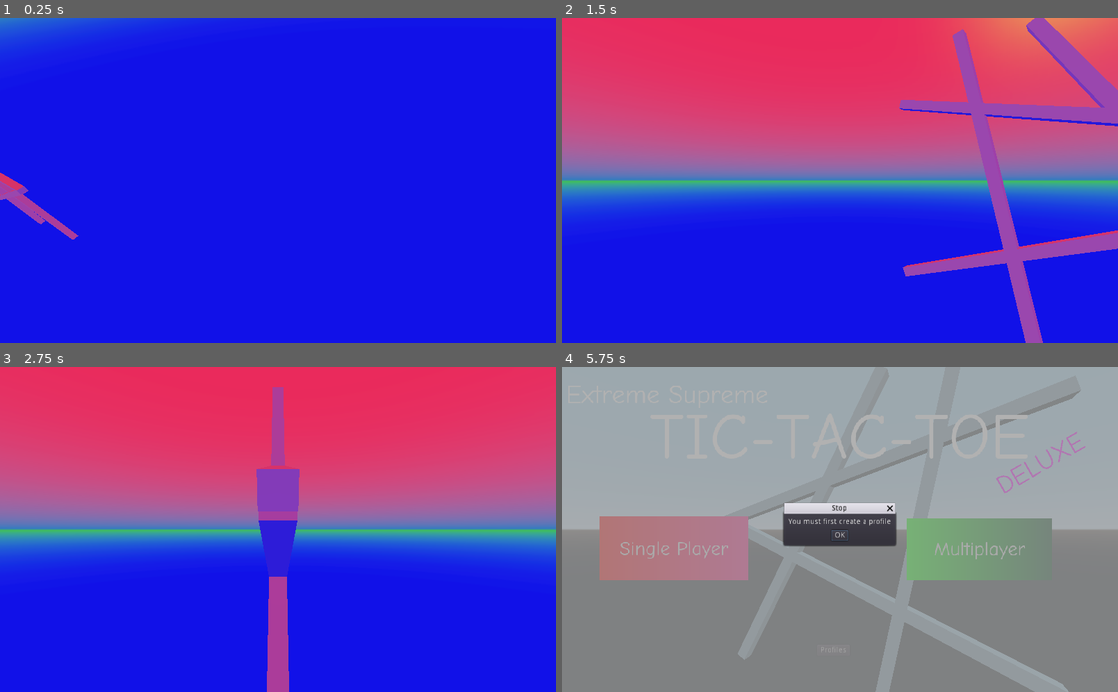
Above: before the commit, frames 1-4 (two rows, left to right).
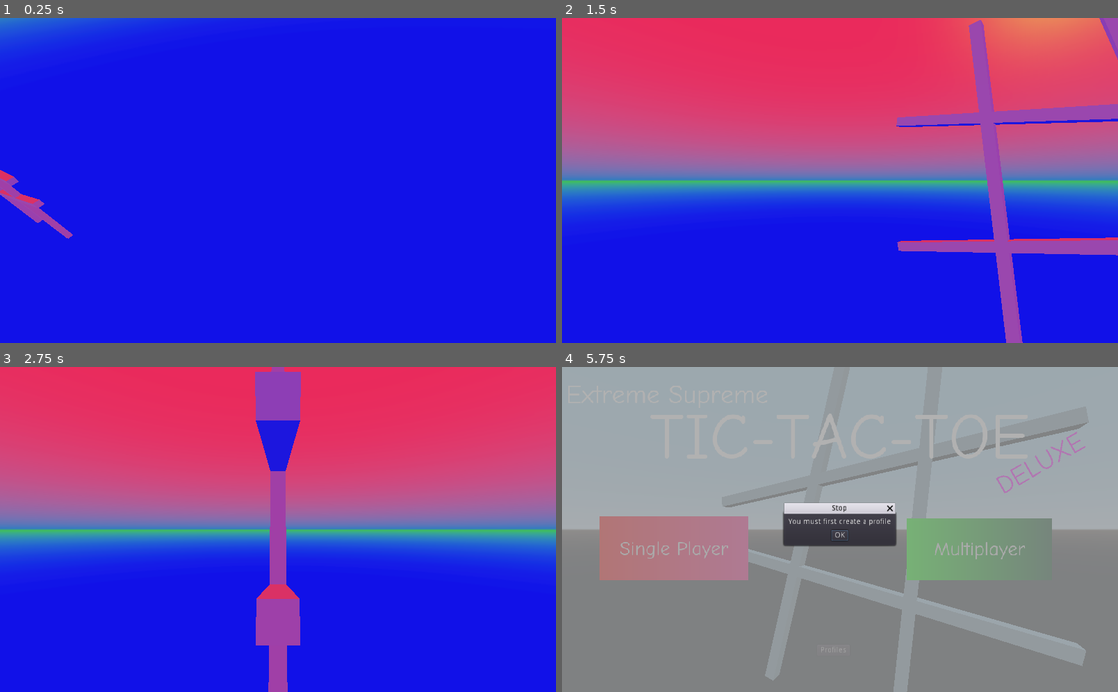
Above: after the commit, the same moments.

Repository: wooky/xtremettt
Game: Godot game, scene res://scene/top_level.tscn
Same seed, same stepped clock (60 frames per second), same inputs: the game is played once before the commit and once after it.
Inputs (mouse positions are in pixels of both pictures, inside the frame that each line leads up to):
- Up to frame 1 (0.25 s): no input
- Up to frame 2 (1.5 s): move the mouse to (962, 164) at 0.52 s; click (962, 164) at 0.67 s; drag from (728, 196) to (812, 245) at 1.27 s
- Up to frame 3 (2.75 s): move the mouse to (333, 458) at 2.02 s; click (333, 458) at 2.17 s
- Up to frame 4 (5.75 s): drag from (812, 594) to (673, 480) at 2.77 s; move the mouse to (1006, 578) at 3.52 s; click (1006, 578) at 3.67 s; click "Multiplayer" at 4.25 s; click "Profiles" at 5 s

The runs differ from the first frame. In frame 1, 0.3% of the frame differs, in the area x 0-15%, y 46-69%; in frame 2, 7.9%, in the area x 60-100%, y 0-100%; in frame 3, 4.9%; in frame 4, 7.8%.

Commit message:
Abusing connections to reduce code size

Diff:
--- a/board/ttt_grid.gd
+++ b/board/ttt_grid.gd
@@ -2,4 +2,5 @@
 
 func _ready() -> void:
 	for child in get_children():
-		(child as MeshInstance).rotation_degrees.z = rand_range(-30, 30)
+		randomize()
+		(child as MeshInstance).rotation_degrees.z = rand_range(-15, 15)
--- a/profile/editor/face_texture_editor.gd
+++ b/profile/editor/face_texture_editor.gd
@@ -21,19 +21,13 @@
 	self._texture.set_data(null)
 	self._face_selection.hide()
 
-func _on_FromFile_pressed() -> void:
-	$FileDialog.popup_centered()
-
-func _on_Done_pressed() -> void:
-	self.hide()
-
 func _on_FileDialog_file_selected(path: String) -> void:
 	var err := self._texture.load(path)
 	if err == OK:
 		self._face_selection.load_from_image(self._texture.get_data())
-		emit_signal("image_changed", get_image())
+		_face_selection_changed()
 	else:
 		$FileLoadingError.popup_centered()
 
-func _on_FaceSelection_selection_changed() -> void:
+func _face_selection_changed() -> void:
 	emit_signal("image_changed", get_image())
--- a/profile/editor/face_texture_editor.tscn
+++ b/profile/editor/face_texture_editor.tscn
@@ -101,7 +101,7 @@
 __meta__ = {
 "_edit_use_anchors_": false
 }
-[connection signal="selection_changed" from="VBoxContainer/ScrollContainer/TextureRect/FaceSelection" to="." method="_on_FaceSelection_selection_changed"]
-[connection signal="pressed" from="VBoxContainer/HBoxContainer/FromFile" to="." method="_on_FromFile_pressed"]
-[connection signal="pressed" from="VBoxContainer/HBoxContainer/Done" to="." method="_on_Done_pressed"]
+[connection signal="selection_changed" from="VBoxContainer/ScrollContainer/TextureRect/FaceSelection" to="." method="_face_selection_changed"]
+[connection signal="pressed" from="VBoxContainer/HBoxContainer/FromFile" to="FileDialog" method="popup_centered"]
+[connection signal="pressed" from="VBoxContainer/HBoxContainer/Done" to="." method="hide"]
 [connection signal="file_selected" from="FileDialog" to="." method="_on_FileDialog_file_selected"]
--- a/profile/editor/profile_editor.gd
+++ b/profile/editor/profile_editor.gd
@@ -6,13 +6,10 @@
 	$ProfileList.unselect_all()
 	$Container.visible = false
 
-func _on_Back_pressed() -> void:
-	emit_signal("back")
+func _on_New_pressed() -> void:
+	_load_container(Profile.default())
 
-func _on_New_pressed() -> void:
-	load_container(Profile.default())
-
-func load_container(profile: Profile) -> void:
+func _load_container(profile: Profile) -> void:
 	$Container/ProfileId.text = profile.profile_id
 	$Container/PlayerName.text = profile.player_name
 	$Container/BodyColor.color = profile.body_color
@@ -20,16 +17,3 @@
 	$Container/ProfileMugshot.personification.load_from_profile(profile)
 	$FaceTextureEditor.load_from_profile(profile)
 	$Container.visible = true
-
-func _on_BodyColor_color_changed(color: Color) -> void:
-	$Container/ProfileMugshot.personification.update_body_color(color)
-
-func _on_EditFaceTexture_pressed() -> void:
-	$FaceTextureEditor.popup()
-
-func _on_ClearFaceTexture_pressed() -> void:
-	$FaceTextureEditor.clear_texture()
-	$Container/ProfileMugshot.personification.clear_face_texture()
-
-func _on_FaceTextureEditor_image_changed(image: Image) -> void:
-	$Container/ProfileMugshot.personification.update_face_image(image)
--- a/profile/editor/profile_editor.tscn
+++ b/profile/editor/profile_editor.tscn
@@ -136,9 +136,10 @@
 
 [node name="FaceTextureEditor" parent="." instance=ExtResource( 4 )]
 [connection signal="visibility_changed" from="." to="." method="_ready"]
-[connection signal="pressed" from="Back" to="." method="_on_Back_pressed"]
+[connection signal="pressed" from="Back" to="." method="emit_signal" binds= [ "back" ]]
 [connection signal="pressed" from="New" to="." method="_on_New_pressed"]
-[connection signal="color_changed" from="Container/BodyColor" to="." method="_on_BodyColor_color_changed"]
-[connection signal="pressed" from="Container/EditFaceTexture" to="." method="_on_EditFaceTexture_pressed"]
-[connection signal="pressed" from="Container/ClearFaceTexture" to="." method="_on_ClearFaceTexture_pressed"]
-[connection signal="image_changed" from="FaceTextureEditor" to="." method="_on_FaceTextureEditor_image_changed"]
+[connection signal="color_changed" from="Container/BodyColor" to="Container/ProfileMugshot" method="call_on_personification" binds= [ "update_body_color" ]]
+[connection signal="pressed" from="Container/EditFaceTexture" to="FaceTextureEditor" method="popup"]
+[connection signal="pressed" from="Container/ClearFaceTexture" to="FaceTextureEditor" method="clear_texture"]
+[connection signal="pressed" from="Container/ClearFaceTexture" to="Container/ProfileMugshot" method="call_on_personification_without_arg" binds= [ "clear_face_texture" ]]
+[connection signal="image_changed" from="FaceTextureEditor" to="Container/ProfileMugshot" method="call_on_personification" binds= [ "update_face_image" ]]
--- a/profile/profile_mugshot.gd
+++ b/profile/profile_mugshot.gd
@@ -1,3 +1,9 @@
 extends Panel
 
 onready var personification: ProfilePersonification = $ViewportContainer/Viewport/ProfilePersonification
+
+func call_on_personification(arg, method: String) -> void:
+	$ViewportContainer/Viewport/ProfilePersonification.call(method, arg)
+
+func call_on_personification_without_arg(method: String) -> void:
+	$ViewportContainer/Viewport/ProfilePersonification.call(method)
--- a/project.godot
+++ b/project.godot
@@ -34,8 +34,6 @@
 
 config/name="Super Extreme Tic-Tac-Toe Deluxe Edition"
 run/main_scene="res://scene/top_level.tscn"
-run/disable_stdout=true
-run/disable_stderr=true
 
 [autoload]
 
--- a/scene/splash.tscn
+++ b/scene/splash.tscn
@@ -69,8 +69,7 @@
 background_color = Color( 0.85098, 0.882353, 0.0901961, 1 )
 ambient_light_color = Color( 0.807843, 0.901961, 0.0627451, 1 )
 
-[sub_resource type="Animation" id=1]
-resource_name = "swoosh"
+[sub_resource type="Animation" id=4]
 length = 3.5
 step = 0.25
 tracks/0/type = "value"
@@ -135,14 +134,14 @@
 
 [node name="AnimationPlayer" type="AnimationPlayer" parent="."]
 autoplay = "swoosh"
-anims/borf = SubResource( 5 )
-anims/swoosh = SubResource( 1 )
+anims/borf = SubResource( 1 )
+anims/swoosh = SubResource( 4 )
 
 [node name="Panel" type="Panel" parent="."]
 anchor_right = 1.0
 anchor_bottom = 1.0
 mouse_filter = 2
-custom_styles/panel = SubResource( 4 )
+custom_styles/panel = SubResource( 5 )
 __meta__ = {
 "_edit_use_anchors_": false
 }
--- a/scene/title.gd
+++ b/scene/title.gd
@@ -6,17 +6,9 @@
 	$AnimationPlayer.play("detrans")
 	self.visible = true
 
-func _on_SinglePlayer_pressed() -> void:
-	_prepare_to_transition("")
-
-func _on_Multiplayer_pressed() -> void:
-	_prepare_to_transition("")
-
 func _prepare_to_transition(where: String) -> void:
+	print(where)
 	if ProfileManager.has_profiles():
 		emit_signal("transition", where)
 	else:
 		$NoProfilesDialog.popup_centered()
-
-func _on_Profiles_pressed() -> void:
-	emit_signal("transition", "ProfileEditor")
--- a/scene/title.tscn
+++ b/scene/title.tscn
@@ -183,6 +183,6 @@
 [node name="AnimationPlayer2" type="AnimationPlayer" parent="."]
 autoplay = "deluxe"
 anims/deluxe = SubResource( 14 )
-[connection signal="pressed" from="SinglePlayer" to="." method="_on_SinglePlayer_pressed"]
-[connection signal="pressed" from="Multiplayer" to="." method="_on_Multiplayer_pressed"]
-[connection signal="pressed" from="Profiles" to="." method="_on_Profiles_pressed"]
+[connection signal="pressed" from="SinglePlayer" to="." method="_prepare_to_transition" binds= [ "TODO SINGLEPLAYER" ]]
+[connection signal="pressed" from="Multiplayer" to="." method="_prepare_to_transition" binds= [ "TODO MULTIPLAYER" ]]
+[connection signal="pressed" from="Profiles" to="." method="emit_signal" binds= [ "transition", "ProfileEditor" ]]
--- a/scene/top_level.gd
+++ b/scene/top_level.gd
@@ -1,10 +1,6 @@
 extends Control
 
 var _submenu_control: Control
-
-func _on_Splash_splash_finished() -> void:
-	$Mover/Title.detrans()
-	$Splash.play_borf()
 
 func _on_Title_transition(where: String) -> void:
 	if self._submenu_control: self._submenu_control.visible = false
--- a/scene/top_level.tscn
+++ b/scene/top_level.tscn
@@ -54,6 +54,7 @@
 
 [node name="AnimationPlayer" type="AnimationPlayer" parent="."]
 anims/mover = SubResource( 1 )
-[connection signal="splash_finished" from="Splash" to="." method="_on_Splash_splash_finished"]
+[connection signal="splash_finished" from="Splash" to="Mover/Title" method="detrans"]
+[connection signal="splash_finished" from="Splash" to="Splash" method="play_borf"]
 [connection signal="transition" from="Mover/Title" to="." method="_on_Title_transition"]
 [connection signal="back" from="Mover/Submenu/ProfileEditor" to="." method="_return"]
Not shown: 2 places in scene/splash.tscn that only renumber resources
